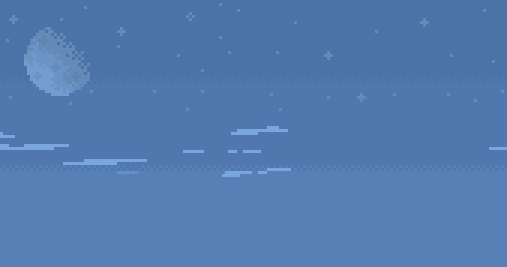
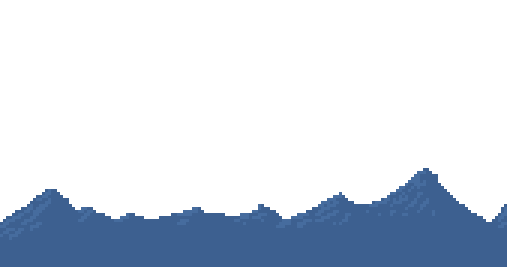
Layers edited between the first and the second 507x267 image:
showed "Pasted Layer" over [0, 168, 507, 267]
hid "darba.png", painted on it over [0, 0, 507, 267]
